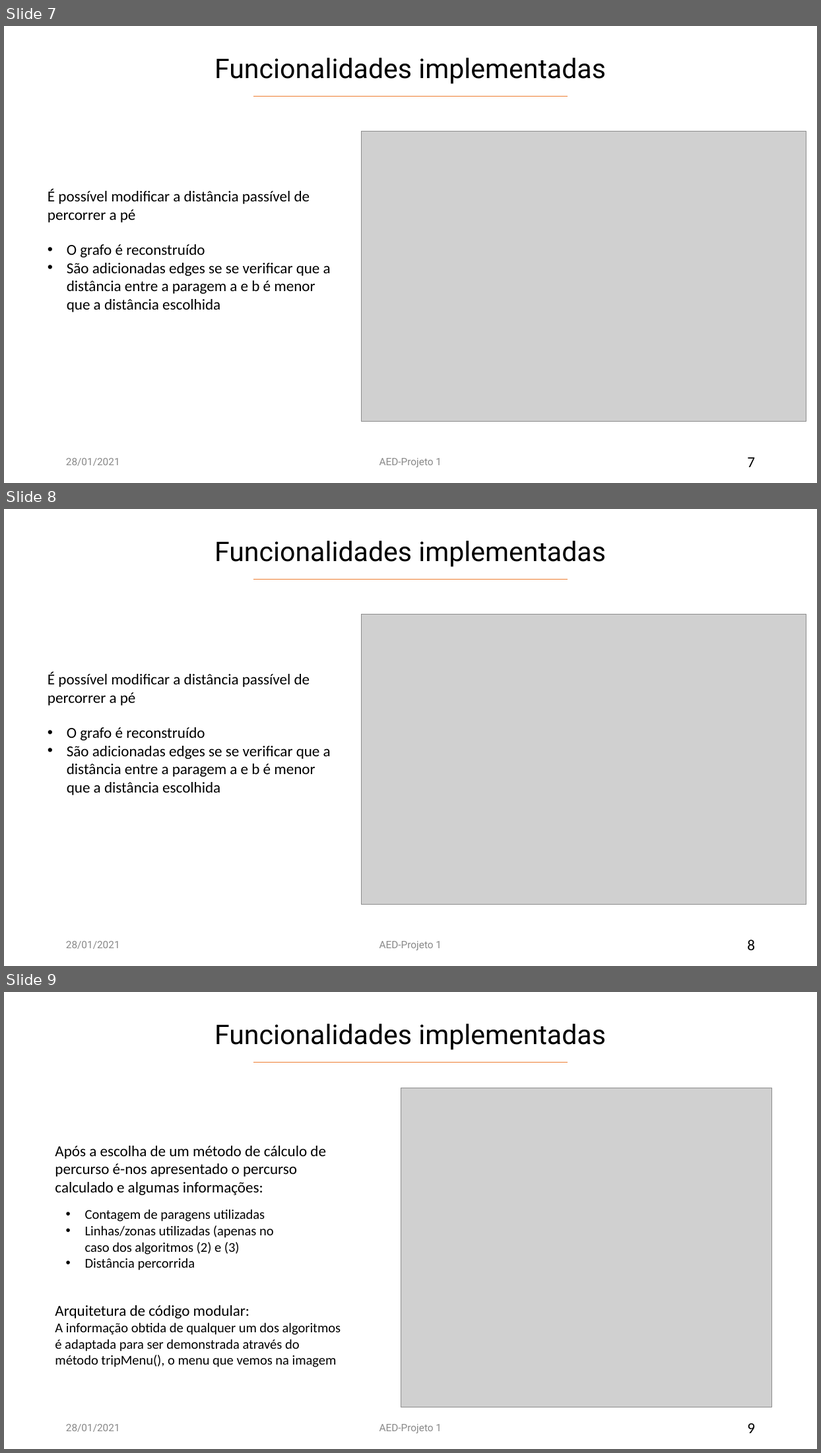
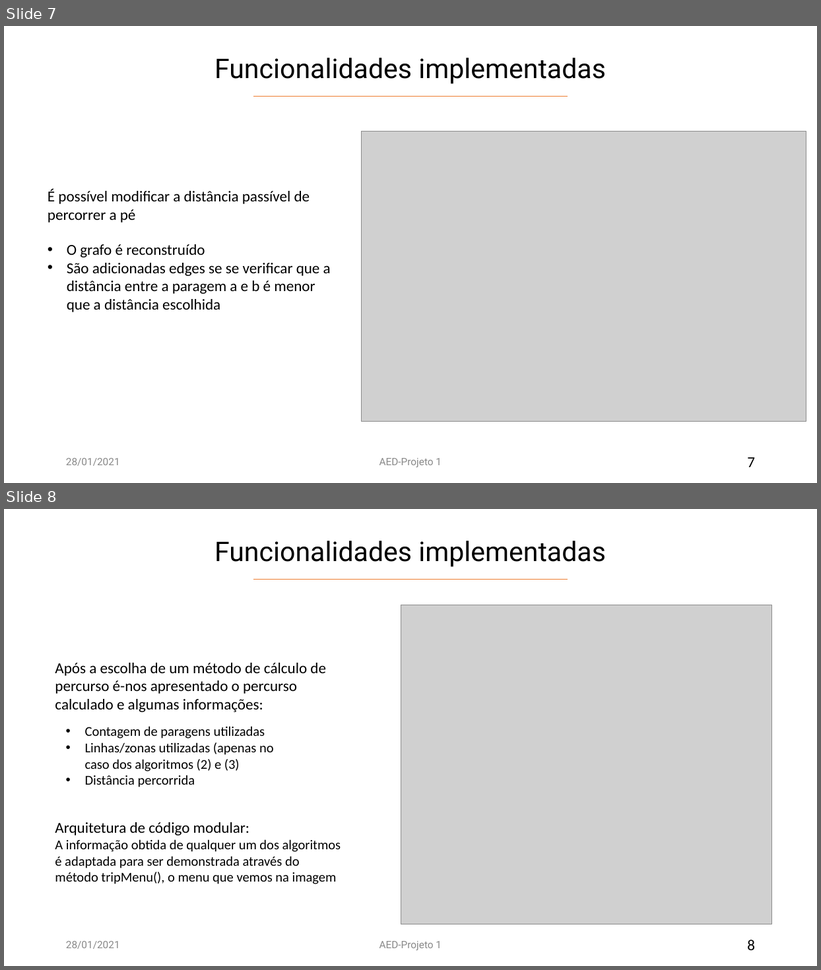
Before and after one commit to diogocosta876/AED-TransportesPublicosPorto, a slide deck: AED - STCP G10.pptx. Shown one above the other, each under a label of ours: slides 7, 8 and 9 before the commit, slides 7 and 8 after it. The pictures are 821x1453 and 821x970 pixels, drawn with LibreOffice and Linux fonts; fonts in the diff are those of the drawing; grey boxes stand for pictures. Boxes give left, top, right and bottom in pixels: in the first picture for what was removed or moved away, otherwise in the second. Text is boxed around its words. In the diff, an @@ line names an element or a change of style, - is before the commit and + after.

```diff
--- a/AED - STCP G10.pptx
+++ b/AED - STCP G10.pptx
@@ slide 8 removed at (4,509,817,966), background #FFFFFF @@
@@ text removed at (215,541,606,567) @@
-Funcionalidades implementadas
@@ line removed from (253, 579) to (568, 579) @@
@@ picture removed at (362,614,807,905) @@
@@ text removed at (48,671,310,706) @@
-É possível modificar a distância passível de percorrer a pé
@@ text removed at (67,727,331,795) @@
-• O grafo é reconstruído
-• São adicionadas edges se se verificar que a distância entre a paragem a e b é menor que a distância escolhida
@@ text removed at (66,941,120,949) @@
-28/01/2021
@@ text removed at (380,941,442,951) @@
-AED-Projeto 1
@@ page number removed at (747,940,755,951) @@
-8
@@ what was slide 9 is now slide 8 @@
@@ page number at (747,940,755,951): text changed @@
-9
+8
```
